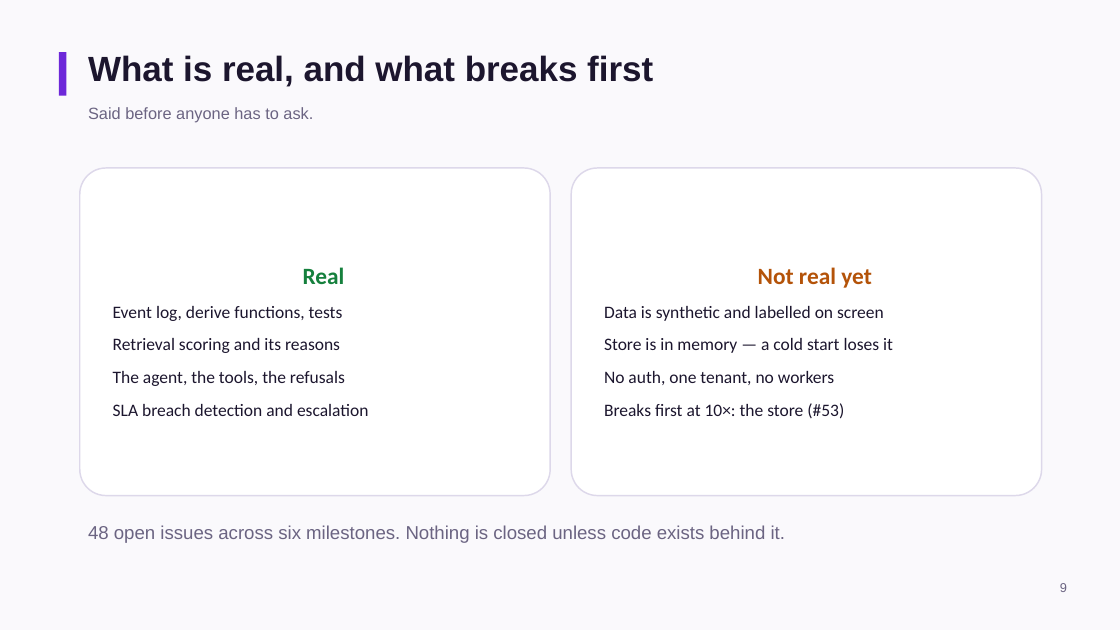
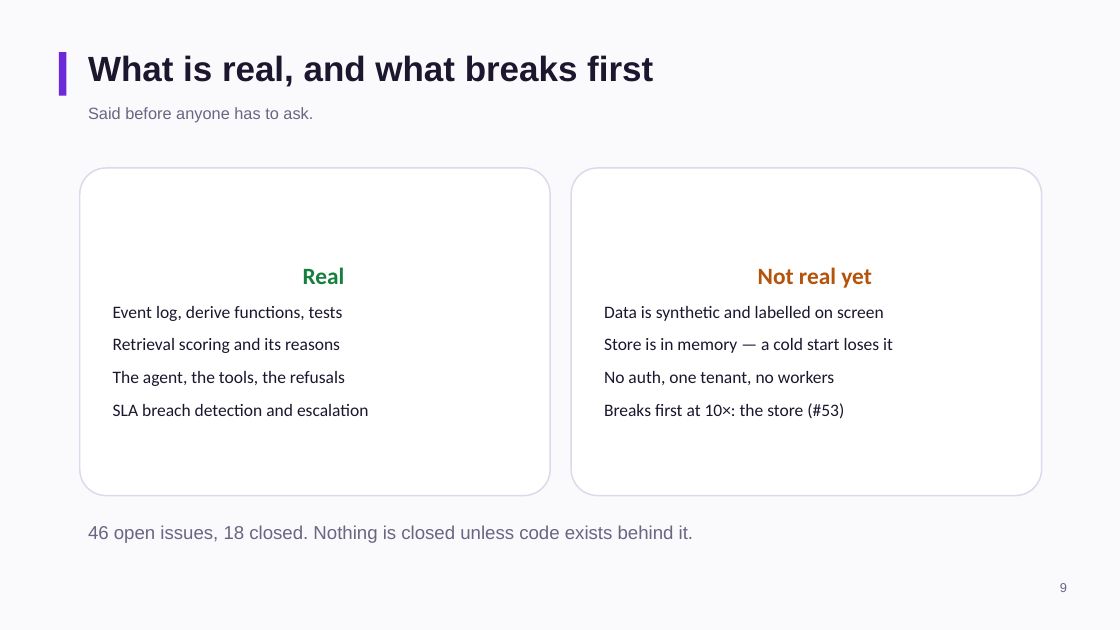
Before and after one commit to anupsahoo/revenueos, a slide deck: slide 9 of docs/slides/RevenueOS.pptx. Drawn at 1120x630 pixels with LibreOffice and Linux fonts; fonts in the diff are those of the drawing. Boxes give left, top, right and bottom in pixels: in the first picture for what was removed or moved away, otherwise in the second. Text is boxed around its words. In the diff, an @@ line names an element or a change of style, - is before the commit and + after.

Commit message:
Write the submission page and cut v0.2.0
Fixes a stale issue count in the deck and the demo script: 46 open and
18 closed, not 48. Rebuilt both deck artefacts from their generators.

```diff
--- a/docs/slides/RevenueOS.pptx
+++ b/docs/slides/RevenueOS.pptx
@@ text at bbox=[88, 525, 693, 543]: text changed @@
-48 open issues across six milestones. Nothing is closed unless code exists behind it.
+46 open issues, 18 closed. Nothing is closed unless code exists behind it.
```
Also in this commit, not shown: 6 other files.
